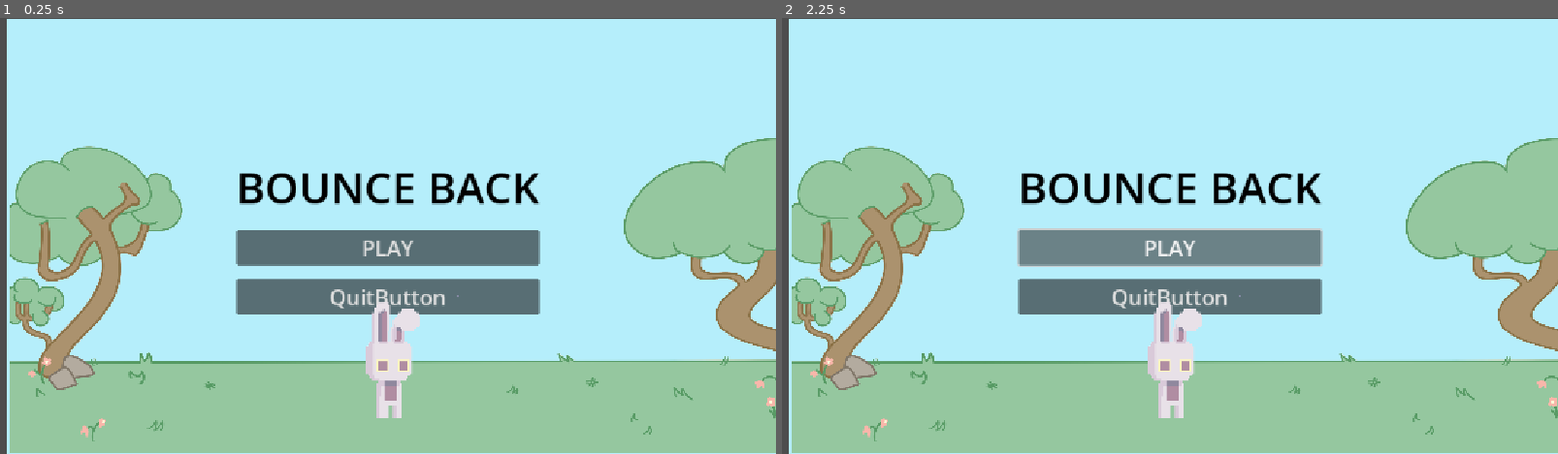
Above: before the commit, frames 1-2 (left to right).
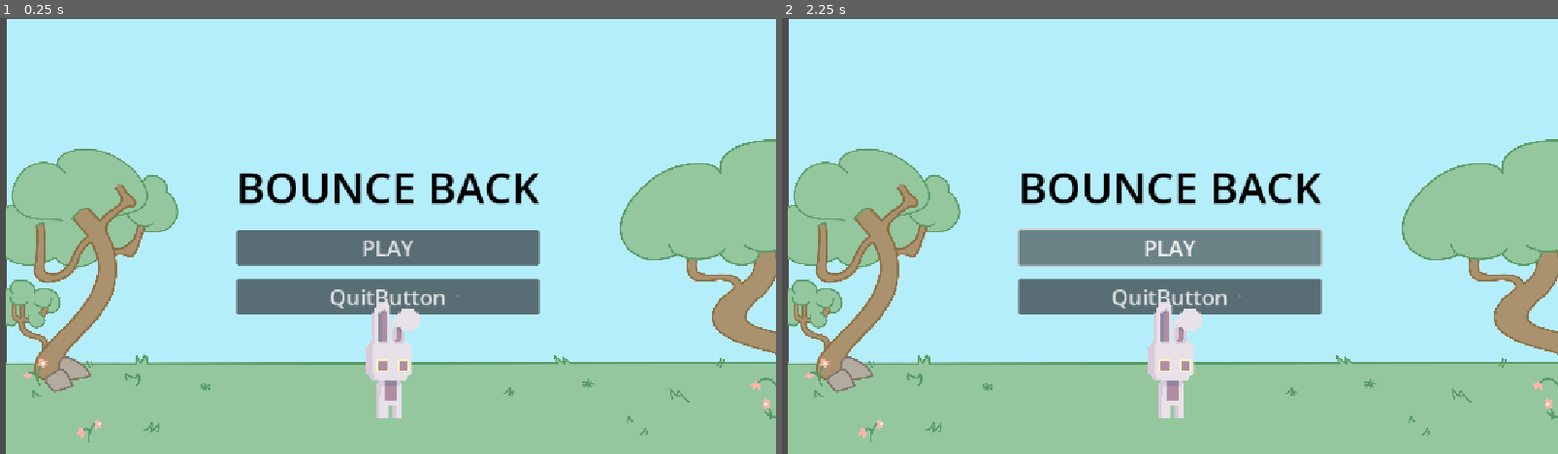
Above: after the commit, the same moments.

Repository: cyberangelina6/bounce-back-gamejam
Game: Godot game, scene res://homescreen.tscn
Two runs of this game, one before a commit and one after it. Both use one fixed random seed, a clock stepped at 60 frames per second and the inputs below. This scene is started directly instead of the project's main scene.
Inputs:
- Up to frame 1 (0.25 s): no input
- Up to frame 2 (2.25 s): click "PLAY" at 0.5 s; click "PLAY" at 1.25 s; tap Enter at 2 s; hold Right (ui_right) from 2.03 s (still down)

The runs differ from the first frame. In frame 1, 4.7% of the frame differs, in the area x 0-100%, y 27-100%; in frame 2, 4.7%.

Commit message:
Update homescreen.tscn

Diff:
--- a/homescreen.tscn
+++ b/homescreen.tscn
@@ -1,6 +1,5 @@
 [gd_scene format=3 uid="uid://dpg2dyh8u8tlb"]
 
-[ext_resource type="Script" path="res://homescreen.gd" id="1_edeuv"]
 [ext_resource type="Texture2D" uid="uid://i0rweci07l5b" path="res://homescreen_scenery_clean.png" id="2_edeuv"]
 [ext_resource type="Texture2D" uid="uid://dhjj6qcbli84p" path="res://daybunny_static1.png" id="3_c2ysq"]
 
@@ -11,7 +10,6 @@
 anchor_bottom = 1.0
 grow_horizontal = 2
 grow_vertical = 2
-script = ExtResource("1_edeuv")
 
 [node name="Bunny" type="Sprite2D" parent="." unique_id=231757406]
 z_index = 1
@@ -31,7 +29,7 @@
 color = Color(0.70980394, 0.93333334, 0.9843137, 1)
 
 [node name="Scenery" type="Sprite2D" parent="." unique_id=74327280]
-position = Vector2(588.00006, 322.50003)
+position = Vector2(582.00006, 325)
 scale = Vector2(0.4973958, 0.4743402)
 texture = ExtResource("2_edeuv")
 
